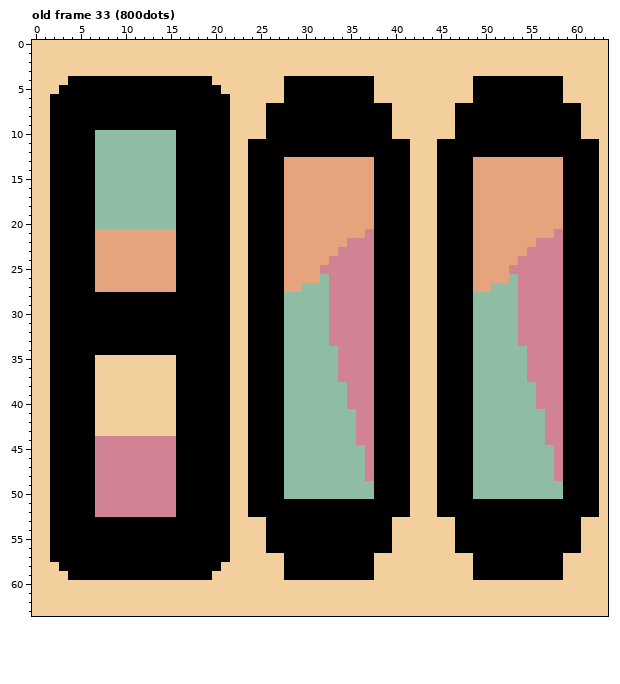
Two versions of one pixel-art file, assets/icons/achievement_icons.aseprite. The picture above is the old version.
64x64 pixels, 34 frames. Shown: old frame 33 (800dots). The commit also changed other frames, which this record leaves out.
After:
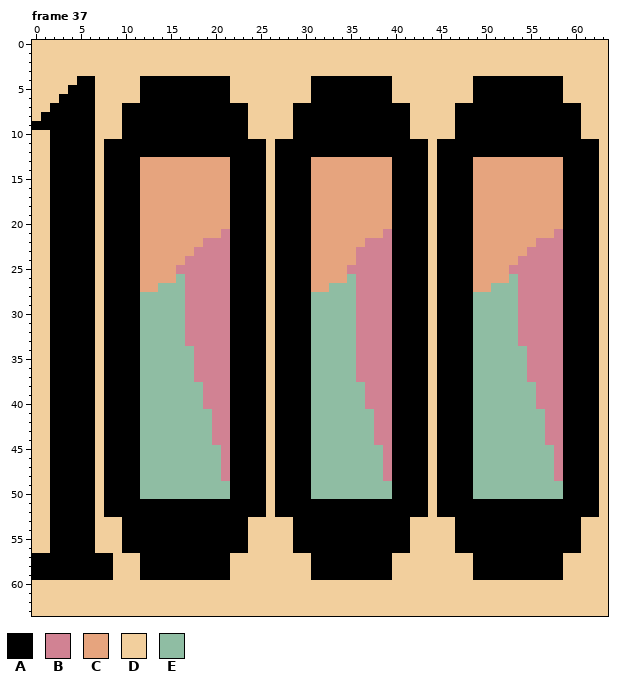
Palette (. is transparent): A #000000  B #d18293  C #e6a47e  D #f2cf9d  E #8fbda3
A new or re-ordered frame is compared with the old frame closest to it.
From old to new:
frames 34 -> 38
Changed rows in their new state; - is an unchanged pixel.
Frame 37 is new; against old frame 33 (800dots):
first column x 0:
 4 ----D--DDDDD--------AA------DDD-------AA----
 5 ---D---DDDDD---------A------DDD-------AA----
 6 --D----DDDDD----------------DDD-------AA----
 7 -------DDD------------AA--DDD-----------AA--
 8 -A-----DDD------------AA--DDD-----------AA--
 9 AA-----DDD------------AA--DDD-----------AA--
10 -------DDDAAAAAA------AA--DDD-----------AA--
11 -------DAAAAAAAA------AA--D---------------AA
12 -------DAAAAAAAA------AA--D---------------AA
13 -------DAAAACCCCCCCCCCAA--D-AAA-------CC--AA
14 -------DAAAACCCCCCCCCCAA--D-AAA-------CC--AA
15 -------DAAAACCCCCCCCCCAA--D-AAA-------CC--AA
16 -------DAAAACCCCCCCCCCAA--D-AAA-------CC--AA
17 -------DAAAACCCCCCCCCCAA--D-AAA-------CC--AA
18 -------DAAAACCCCCCCCCCAA--D-AAA-------CC--AA
19 -------DAAAACCCCCCCCCCAA--D-AAA-------CC--AA
20 -------DAAAACCCCCCCCCCAA--D-AAA-------CC--AA
21 -------DAAAA----CCCCCBAA--D-AAA------CCB--AA
22 -------DAAAA----CCCBBBAA--D-AAA----CC-BB--AA
23 -------DAAAA----CCBBBBAA--D-AAA---CC--BB--AA
24 -------DAAAA----CBBBBBAA--D-AAA--CCC--BB--AA
25 -------DAAAA----BBBBBBAA--D-AAA-CCC---BB--AA
26 -------DAAAA----EBBBBBAA--D-AAA-CCCE--BB--AA
27 -------DAAAA--EEEBBBBBAA--D-AAACCEEE--BB--AA
28 -------D----EEEEEBBBBBAA--D-AAA--EEE--BB--AA
29 -------D----EEEEEBBBBBAA--D-AAA--EEE--BB--AA
30 -------D----EEEEEBBBBBAA--D-AAA--EEE--BB--AA
31 -------D----EEEEEBBBBBAA--D-AAA--EEE--BB--AA
32 -------D----EEEEEBBBBBAA--D-AAA--EEE--BB--AA
33 -------D----EEEEEBBBBBAA--D-AAA--EEE--BB--AA
34 -------D----EEEEEEBBBBAA--D-AAA---EE--BB--AA
35 --------AAAAEEEEEEBBBBAA--D-AAA---EE--BB--AA
36 --------AAAAEEEEEEBBBBAA--D-AAA---EE--BB--AA
37 --------AAAAEEEEEEBBBBAA--D-AAA---EE--BB--AA
38 --------AAAAEEEEEEEBBBAA--D-AAA----EE-BB--AA
39 --------AAAAEEEEEEEBBBAA--D-AAA----EE-BB--AA
40 --------AAAAEEEEEEEBBBAA--D-AAA----EE-BB--AA
41 --------AAAAEEEEEEEEBBAA--D-AAA-----EEBB--AA
42 --------AAAAEEEEEEEEBBAA--D-AAA-----EEBB--AA
43 --------AAAAEEEEEEEEBBAA--D-AAA-----EEBB--AA
44 -------DAAAAEEEEEEEEBBAA--D-AAA-----EEBB--AA
45 -------DAAAAEEEEEEEEEBAA--D-AAA------EEB--AA
46 -------DAAAAEEEEEEEEEBAA--D-AAA------EEB--AA
47 -------DAAAAEEEEEEEEEBAA--D-AAA------EEB--AA
48 -------DAAAAEEEEEEEEEBAA--D-AAA------EEB--AA
49 -------DAAAAEEEEEEEEEEAA--D-AAA-------EE--AA
50 -------DAAAAEEEEEEEEEEAA--D-AAA-------EE--AA
51 -------DAAAAAAAA------AA--D---------------AA
52 -------DAAAAAAAA------AA--D---------------AA
53 -------DDD------------AA--DDD-----------AA--
54 -------DDD------------AA--DDD-----------AA--
55 -------DDD------------AA--DDD-----------AA--
56 -------DDD------------AA--DDD-----------AA--
57 AA-------DDD----------------DDD-------AA----
58 AAA------DDD---------A------DDD-------AA----
59 AAAA-----DDD--------AA------DDD-------AA----
Where, in picture pixels (left, top, right, bottom), the same in both pictures:
changed: (32, 76, 428, 580)
